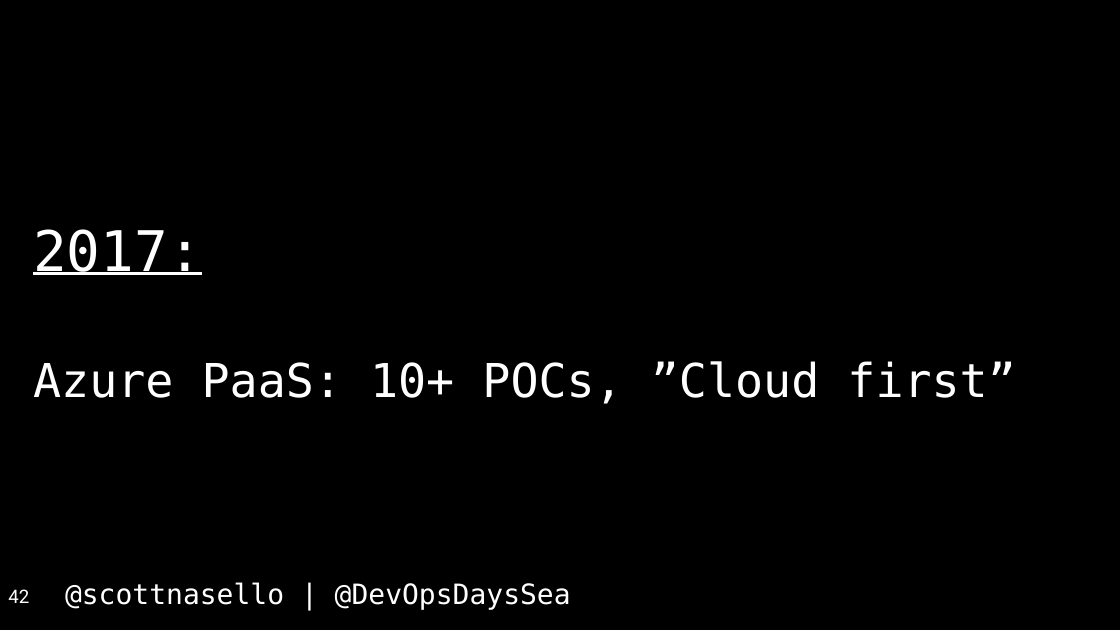
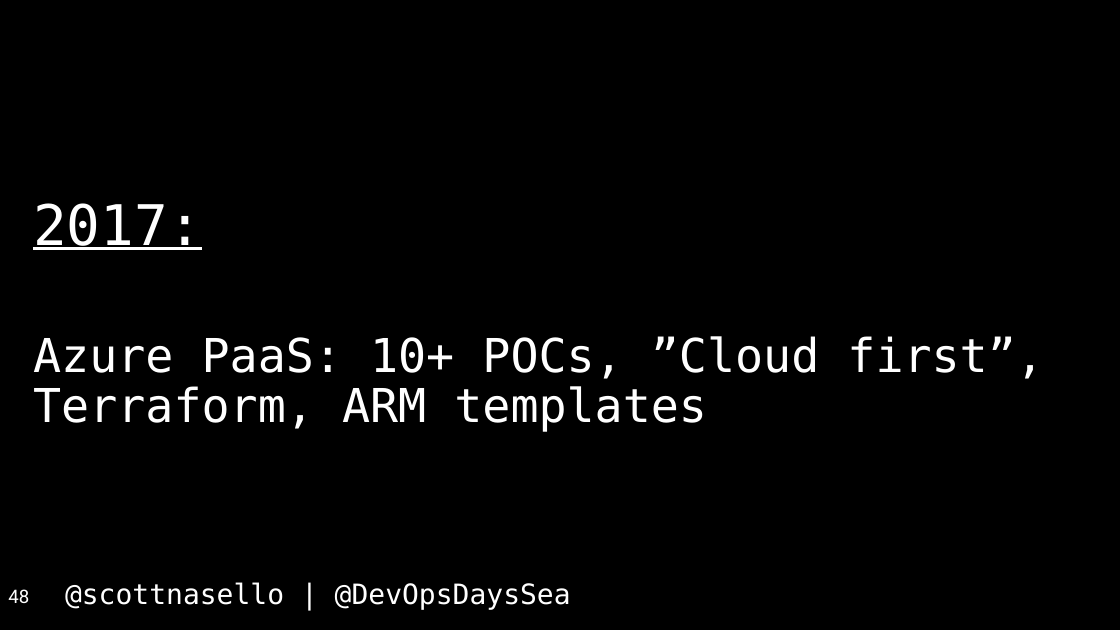
Before and after one commit to scottnasello/talks, a slide deck: slide 48 of 2017-04-26 Seattle DevOpsDays/DevOpsDays Seattle.pptx (slide 42 before the commit). Drawn at 1120x630 pixels with LibreOffice and Linux fonts; fonts in the diff are those of the drawing. Boxes give left, top, right and bottom in pixels: in the first picture for what was removed or moved away, otherwise in the second. Text is boxed around its words. In the diff, an @@ line names an element or a change of style, - is before the commit and + after.

```diff
--- a/2017-04-26 Seattle DevOpsDays/DevOpsDays Seattle.pptx
+++ b/2017-04-26 Seattle DevOpsDays/DevOpsDays Seattle.pptx
@@ text at [33, 336, 1044, 432]: text changed @@
-Azure PaaS: 10+ POCs, ”Cloud first”
+Azure PaaS: 10+ POCs, ”Cloud first”, Terraform, ARM templates
@@ page number at [8, 589, 29, 603]: text changed @@
-42
+48
```
Also in this commit, not shown: 18 other slides changed, 6 slides added, 1 other file.
